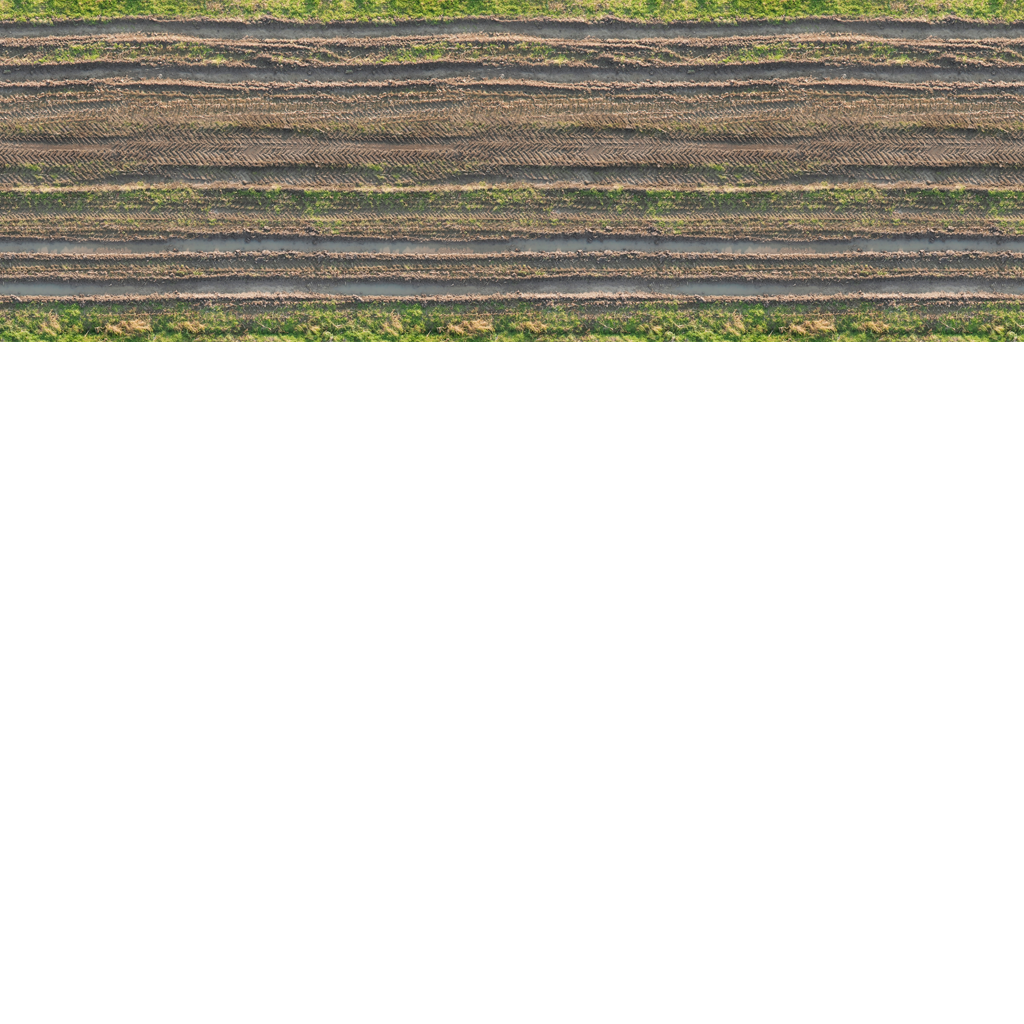
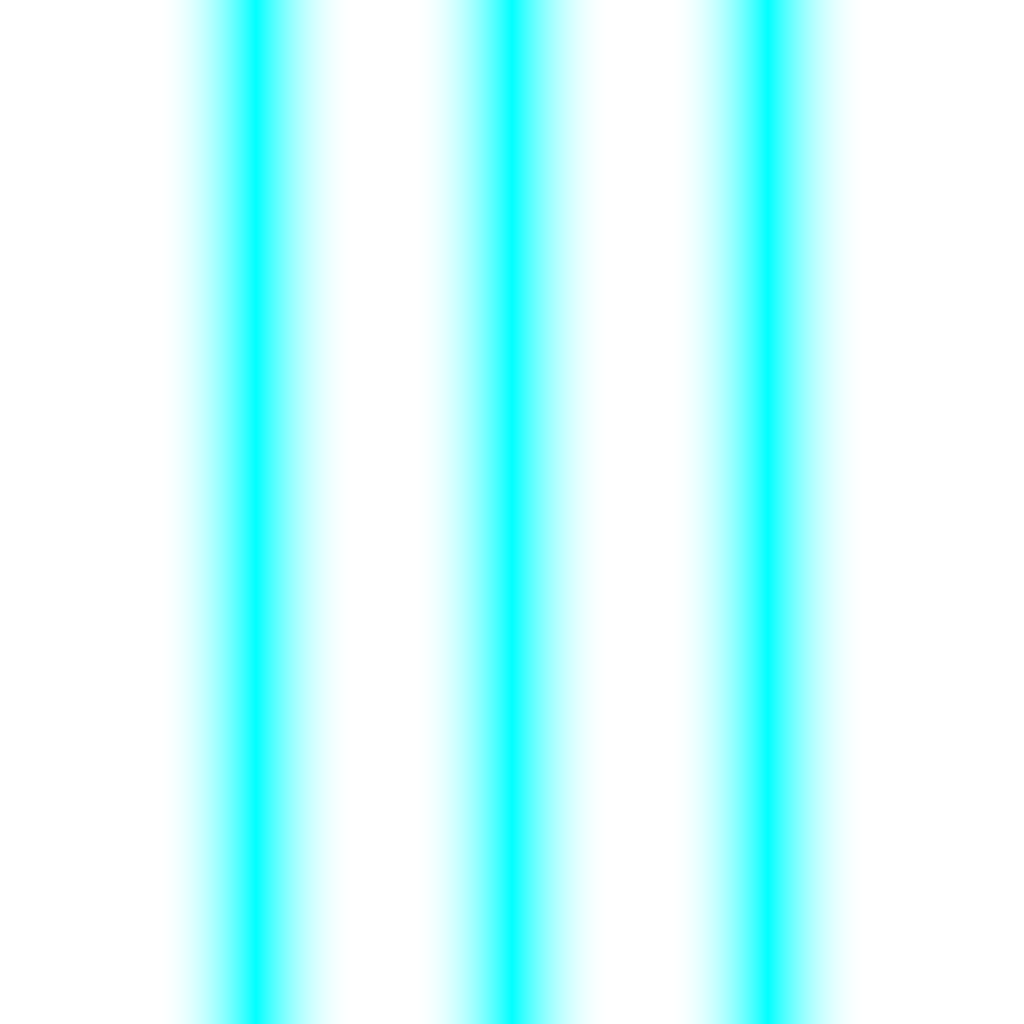
Before/after of a 1024 × 1024 layered artwork. What changed in the layer stack:
renamed "DIRT_SEAMLESS copy 3" to "Layer 0", hid it, painted on it over [0, 0, 1024, 1024]
removed layer "DIRT_SEAMLESS copy 3" (2nd of 3) over [340, 0, 682, 342]
removed layer "DIRT_SEAMLESS copy 3" (3rd of 3) over [0, 0, 340, 342]
removed layer "DIRT_SEAMLESS copy 2" over [684, 0, 1024, 342]
removed layer "DIRT_SEAMLESS copy" over [342, 0, 684, 342]
removed layer "DIRT_SEAMLESS" over [0, 0, 342, 342]
